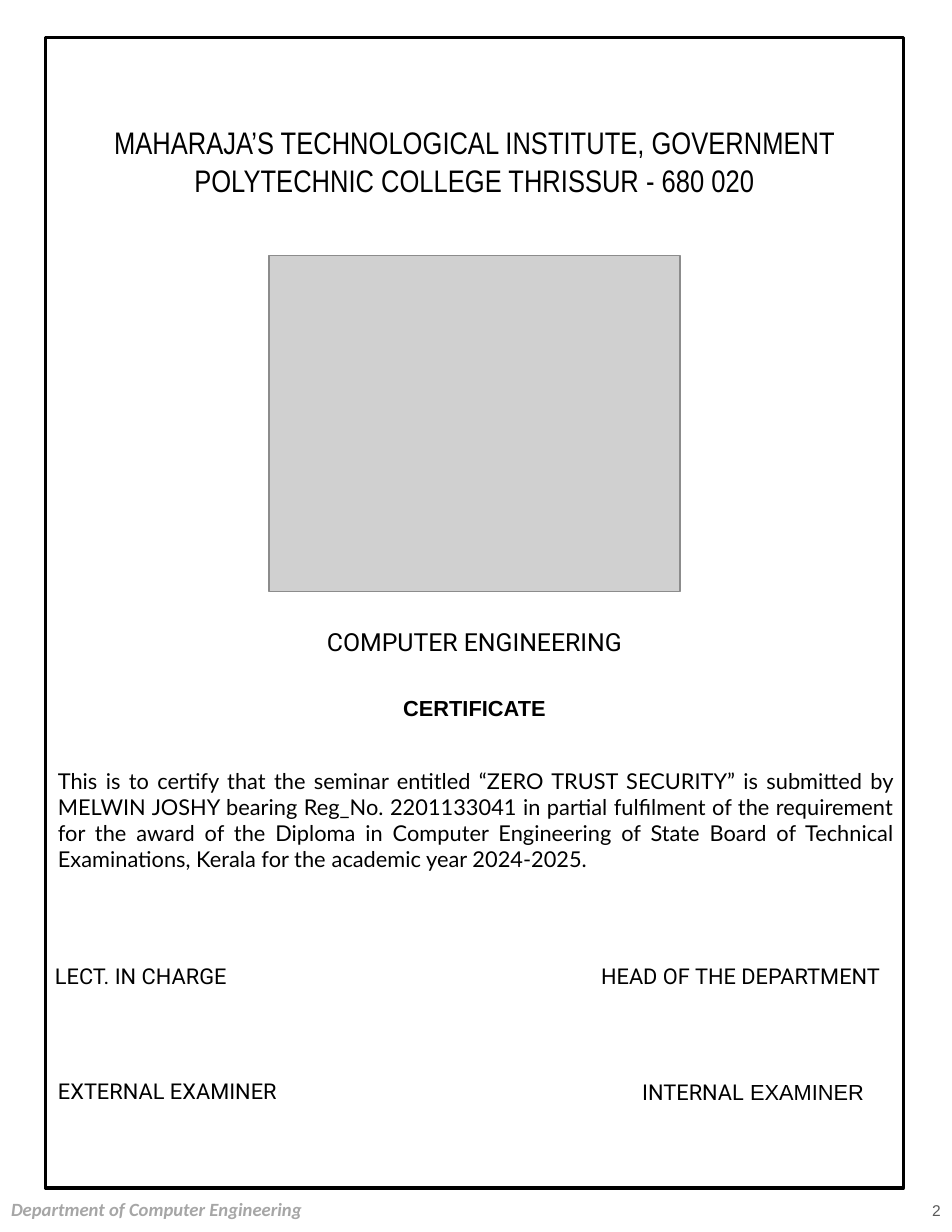
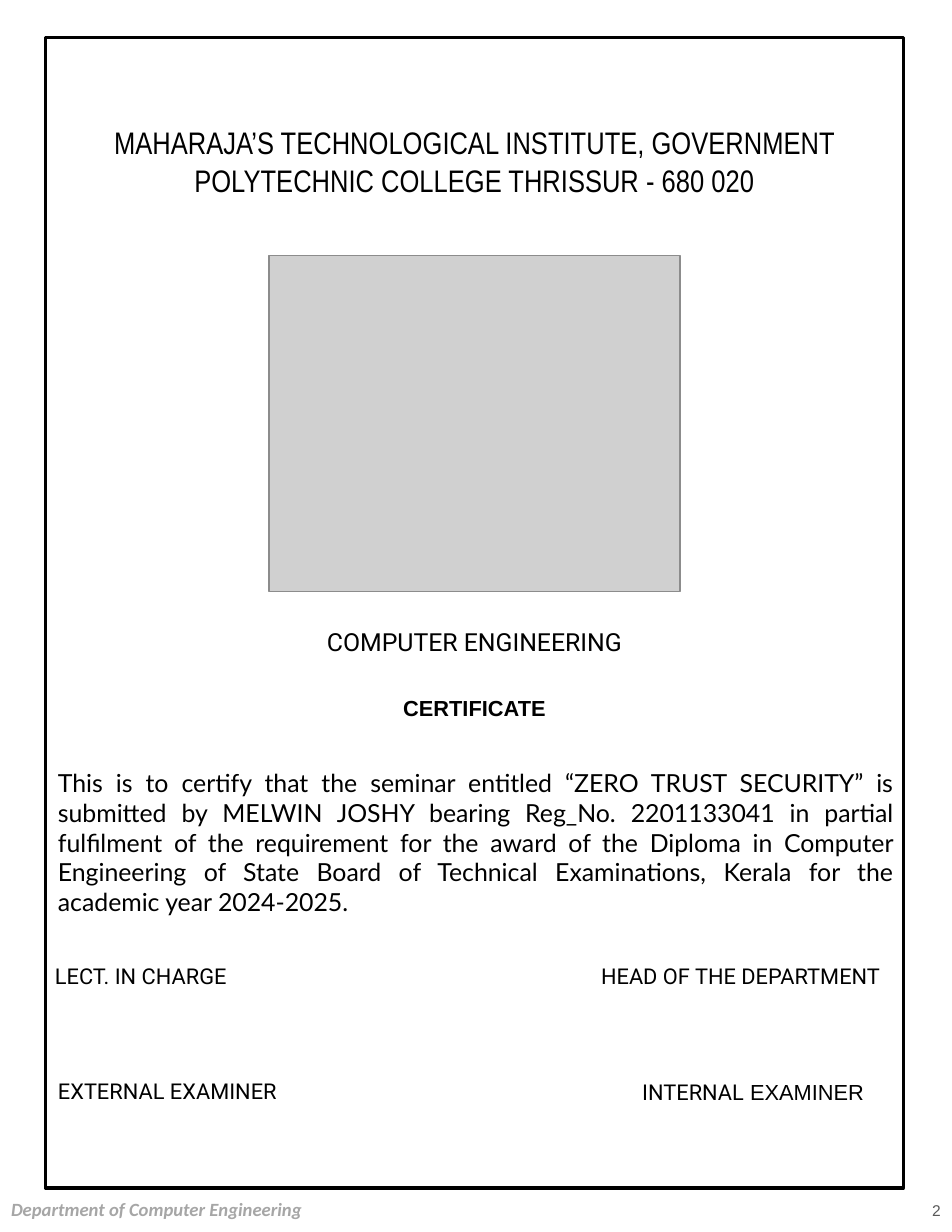
Before and after one commit to Silo5k3u8t4/semi, a slide deck: slide 2 of NEW.pptx. Drawn at 952x1232 pixels with LibreOffice and Linux fonts; fonts in the diff are those of the drawing; grey boxes stand for pictures. Boxes give left, top, right and bottom in pixels: in the first picture for what was removed or moved away, otherwise in the second. Text is boxed around its words. In the diff, an @@ line names an element or a change of style, - is before the commit and + after.

Commit message:
modified:   NEW.pdf 	modified:   NEW.pptx 	deleted:    final draft report.pdf

```diff
--- a/NEW.pptx
+++ b/NEW.pptx
@@ text "This is to certify that ..." at bbox=[58, 773, 893, 886]: size 14 to 16 pt @@
```
Also in this commit, not shown: 2 other files.
